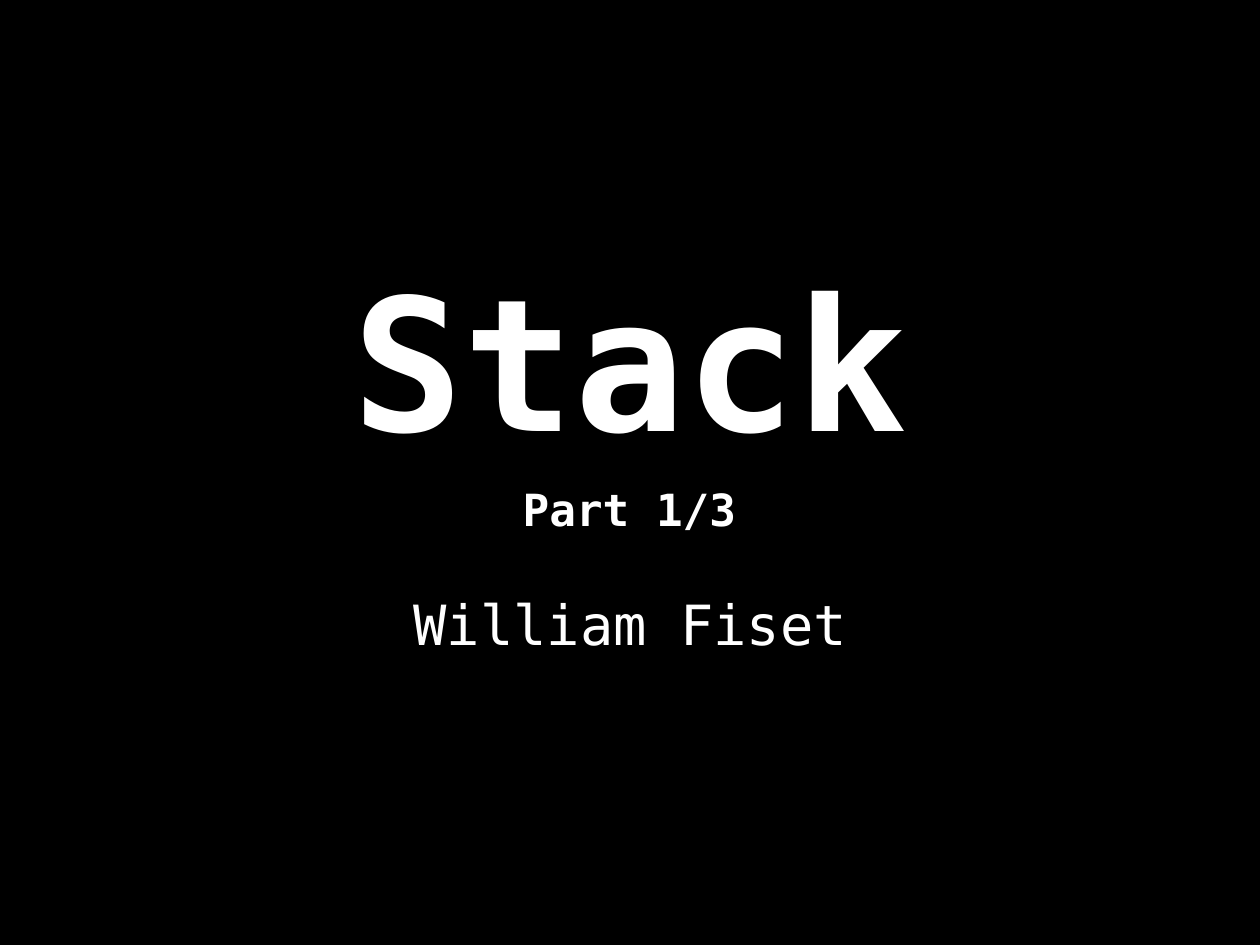
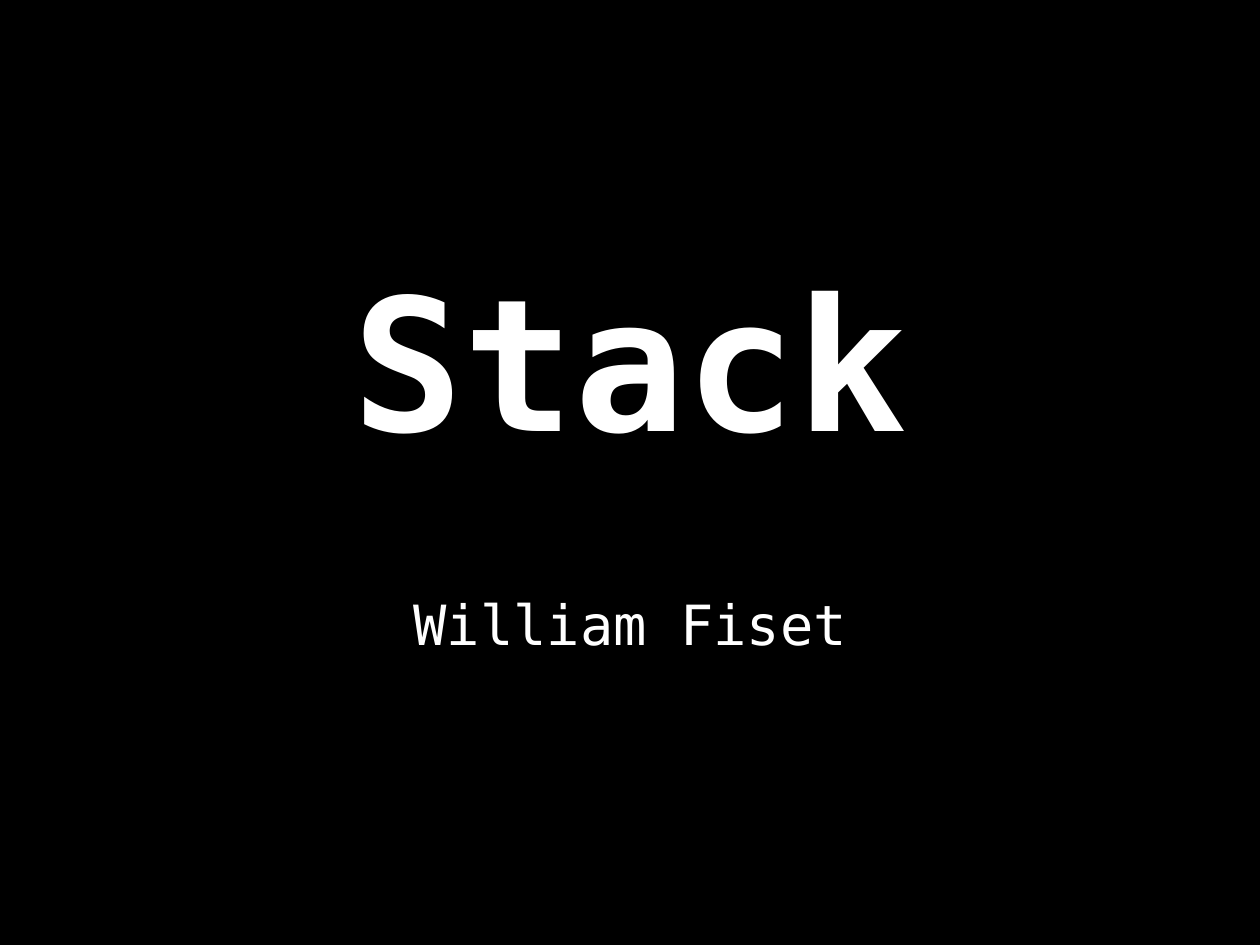
Before and after one commit to williamfiset/DEPRECATED-data-structures, a slide deck: slide 1 of Stack/presentation/Stack.pptx. Drawn at 1260x945 pixels with LibreOffice and Linux fonts; fonts in the diff are those of the drawing. Boxes give left, top, right and bottom in pixels: in the first picture for what was removed or moved away, otherwise in the second. Text is boxed around its words. In the diff, an @@ line names an element or a change of style, - is before the commit and + after.

Commit message:
Updated Stack slides

```diff
--- a/Stack/presentation/Stack.pptx
+++ b/Stack/presentation/Stack.pptx
@@ text removed at (523, 493, 736, 530) @@
-Part 1/3
```
Also in this commit, not shown: 1 other slide changed, 6 slides removed, 2 other files.
